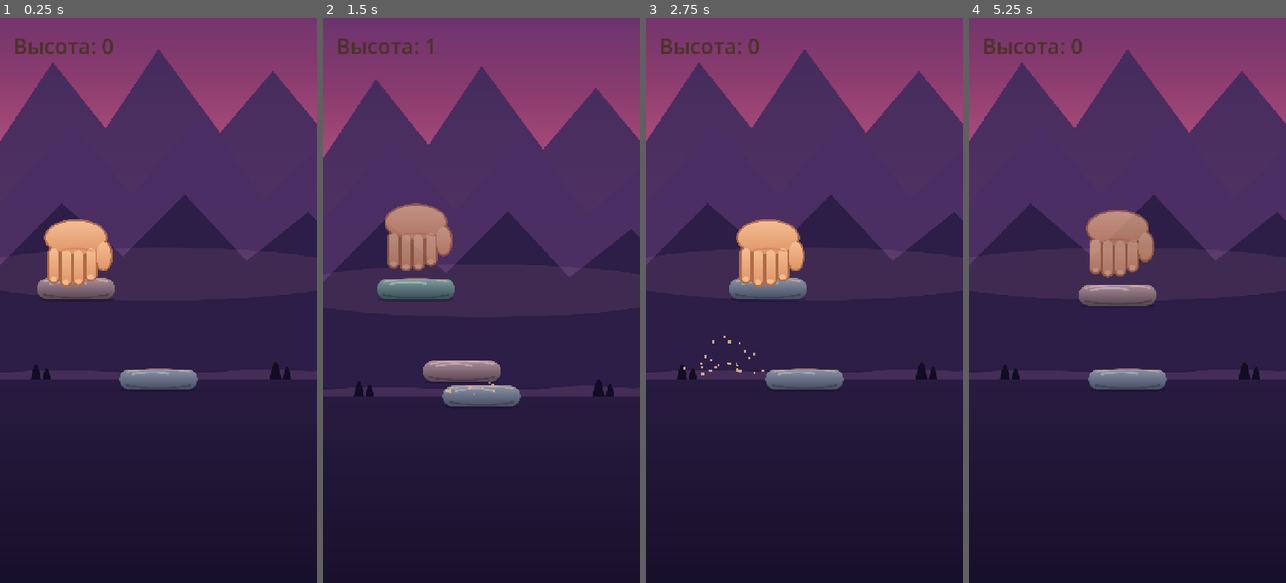
Above: before the commit, frames 1-4 (left to right).
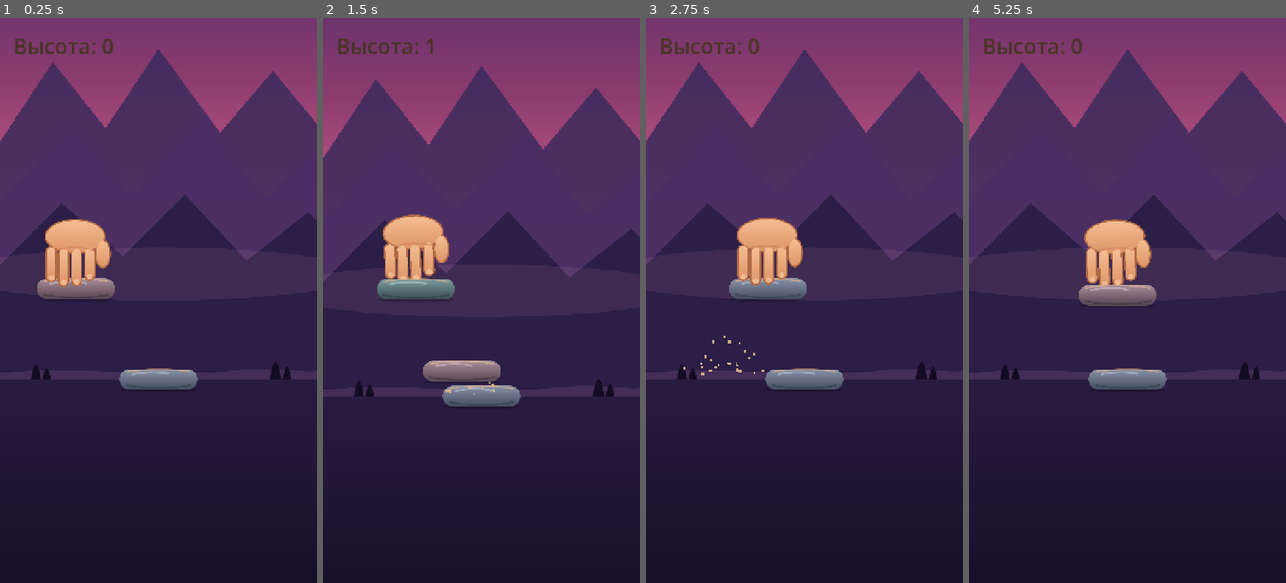
Above: after the commit, the same moments.

Repository: Babaika8/balance-tower
Game: Godot game, scene res://main.tscn
Same seed, same stepped clock (60 frames per second), same inputs: the game is played once before the commit and once after it.
Inputs (mouse positions are in pixels of both pictures, inside the frame that each line leads up to):
- Up to frame 1 (0.25 s): no input
- Up to frame 2 (1.5 s): tap Enter at 0.5 s; move the mouse to (551, 272) at 0.52 s; click (551, 272) at 0.67 s; tap Space at 0.77 s; move the mouse to (418, 328) at 1.27 s; click (418, 328) at 1.42 s
- Up to frame 3 (2.75 s): tap Space at 1.52 s; move the mouse to (836, 176) at 2.02 s; click (836, 176) at 2.17 s
- Up to frame 4 (5.25 s): move the mouse to (1111, 413) at 2.77 s; click (1111, 413) at 2.92 s; tap Space at 3.02, 3.77, 4.52 s; move the mouse to (1222, 385) at 3.52 s; click (1222, 385) at 3.67 s; move the mouse to (1032, 215) at 4.27 s; click (1032, 215) at 4.42 s; move the mouse to (1143, 300) at 5.02 s; click (1143, 300) at 5.17 s

The runs differ from the first frame. In frame 1, 0.7% of the frame differs, in the area x 13-36%, y 35-48%; in frame 2, 2.4%, in the area x 18-41%, y 32-47%; in frame 3, 0.8%; in frame 4, 2.4%.

Commit message:
Liven up: twinkling stars, drifting clouds, hand idle bob + throw animation; cleaner hand
Co-Authored-By: Claude Opus 4.8 <noreply@anthropic.com>

Diff:
--- a/assets/zen/hand.svg
+++ b/assets/zen/hand.svg
@@ -5,25 +5,25 @@
       <stop offset="100%" stop-color="#DE9568"/>
     </linearGradient>
   </defs>
-  <g stroke="#B06A44" stroke-width="10" stroke-linejoin="round" stroke-linecap="round" fill="#B06A44">
-    <ellipse cx="120" cy="58" rx="82" ry="46"/>
-    <rect x="46" y="88" width="26" height="92" rx="13"/>
-    <rect x="80" y="92" width="26" height="96" rx="13"/>
-    <rect x="114" y="92" width="26" height="94" rx="13"/>
-    <rect x="148" y="88" width="26" height="86" rx="13"/>
-    <ellipse cx="196" cy="108" rx="20" ry="38"/>
+  <g stroke="#B06A44" stroke-width="8" stroke-linejoin="round" stroke-linecap="round" fill="#B06A44">
+    <ellipse cx="118" cy="56" rx="80" ry="44"/>
+    <rect x="40" y="86" width="24" height="92" rx="12"/>
+    <rect x="74" y="90" width="24" height="100" rx="12"/>
+    <rect x="110" y="90" width="24" height="98" rx="12"/>
+    <rect x="146" y="86" width="24" height="88" rx="12"/>
+    <ellipse cx="194" cy="104" rx="18" ry="36"/>
   </g>
   <g fill="url(#sk)">
-    <ellipse cx="120" cy="58" rx="82" ry="46"/>
-    <rect x="46" y="88" width="26" height="92" rx="13"/>
-    <rect x="80" y="92" width="26" height="96" rx="13"/>
-    <rect x="114" y="92" width="26" height="94" rx="13"/>
-    <rect x="148" y="88" width="26" height="86" rx="13"/>
-    <ellipse cx="196" cy="108" rx="20" ry="38"/>
+    <ellipse cx="118" cy="56" rx="80" ry="44"/>
+    <rect x="40" y="86" width="24" height="92" rx="12"/>
+    <rect x="74" y="90" width="24" height="100" rx="12"/>
+    <rect x="110" y="90" width="24" height="98" rx="12"/>
+    <rect x="146" y="86" width="24" height="88" rx="12"/>
+    <ellipse cx="194" cy="104" rx="18" ry="36"/>
   </g>
-  <path d="M70,96 q50,-16 100,0" fill="none" stroke="#C97E55" stroke-width="5" opacity="0.5"/>
+  <path d="M64,94 q54,-16 108,0" fill="none" stroke="#C97E55" stroke-width="5" opacity="0.5"/>
   <g fill="#F8D2AC" opacity="0.6">
-    <ellipse cx="59" cy="172" rx="9" ry="7"/><ellipse cx="93" cy="180" rx="9" ry="7"/>
-    <ellipse cx="127" cy="178" rx="9" ry="7"/><ellipse cx="161" cy="166" rx="9" ry="7"/>
+    <ellipse cx="52" cy="170" rx="8" ry="7"/><ellipse cx="86" cy="182" rx="8" ry="7"/>
+    <ellipse cx="122" cy="180" rx="8" ry="7"/><ellipse cx="158" cy="166" rx="8" ry="7"/>
   </g>
 </svg>
--- a/game.gd
+++ b/game.gd
@@ -110,6 +110,7 @@
 		add_child(bg)
 		# Цвет очистки = верхний пиксель фона (если башня перерастёт картинку).
 		RenderingServer.set_default_clear_color(_top_color(bg_tex))
+		_add_sky_life(bottom_y, bg_h)
 		return
 
 	var layer := CanvasLayer.new()
@@ -150,6 +151,43 @@
 	])
 	hills.color = Color(0.79, 0.55, 0.42, 0.45)
 	layer.add_child(hills)
+
+func _add_sky_life(bottom_y: float, bg_h: float) -> void:
+	var sky_top := bottom_y - bg_h
+	# Мерцающие звёзды в верхней (небесной) части фона.
+	for i in range(18):
+		var st := Polygon2D.new()
+		st.polygon = _circle_polygon(randf_range(2.0, 3.6), 8)
+		st.color = Color(1, 1, 1)
+		st.z_index = -90
+		st.position = Vector2(randf_range(50, BASE_W - 50), sky_top + randf_range(120, 1000))
+		st.modulate.a = randf_range(0.3, 1.0)
+		add_child(st)
+		var d := randf_range(0.7, 1.6)
+		var tw := create_tween().set_loops()
+		tw.tween_property(st, "modulate:a", 0.25, d).set_trans(Tween.TRANS_SINE)
+		tw.tween_property(st, "modulate:a", 1.0, d).set_trans(Tween.TRANS_SINE)
+	# Плывущие облака в полосе заката.
+	for i in range(3):
+		var cl := _make_cloud()
+		cl.z_index = -92
+		cl.position = Vector2(randf_range(0, BASE_W), sky_top + randf_range(380, 820))
+		add_child(cl)
+		var dur := randf_range(26.0, 42.0)
+		var tw2 := create_tween().set_loops()
+		tw2.tween_property(cl, "position:x", BASE_W + 260.0, dur)
+		tw2.tween_callback(func() -> void: cl.position.x = -260.0)
+
+func _make_cloud() -> Node2D:
+	var n := Node2D.new()
+	var col := Color(1, 1, 1, 0.13)
+	for p in [[0.0, 0.0, 72.0, 26.0], [52.0, 8.0, 56.0, 22.0], [-48.0, 10.0, 50.0, 20.0], [16.0, -14.0, 48.0, 22.0]]:
+		var e := Polygon2D.new()
+		e.polygon = _ellipse_polygon(p[2], p[3], 18)
+		e.color = col
+		e.position = Vector2(p[0], p[1])
+		n.add_child(e)
+	return n
 
 func _setup_camera() -> void:
 	camera = Camera2D.new()
@@ -414,10 +452,12 @@
 		var hn = c.get_meta("hand_node")
 		if is_instance_valid(hn):
 			hn.texture = hand_rel
+	# Бросок: рука дёргается вверх, чуть отклоняется и тает.
 	var tw := create_tween()
 	tw.set_parallel(true)
-	tw.tween_property(c, "position:y", c.position.y - 70.0, 0.22)
-	tw.tween_property(c, "modulate:a", 0.0, 0.22)
+	tw.tween_property(c, "position:y", c.position.y - 110.0, 0.30).set_trans(Tween.TRANS_BACK).set_ease(Tween.EASE_IN)
+	tw.tween_property(c, "rotation", -0.18, 0.30)
+	tw.tween_property(c, "modulate:a", 0.0, 0.30).set_delay(0.10)
 	tw.set_parallel(false)
 	tw.tween_callback(c.queue_free)
 
@@ -498,6 +538,11 @@
 		sp.position = Vector2(0.0, -size.y / 2.0 - 80.0 * sp.scale.y + 14.0)
 		parent.add_child(sp)
 		parent.set_meta("hand_node", sp)
+		# Лёгкое «дыхание» руки, пока держит камень.
+		var by := sp.position.y
+		var bt := create_tween().set_loops()
+		bt.tween_property(sp, "position:y", by - 6.0, 0.9).set_trans(Tween.TRANS_SINE)
+		bt.tween_property(sp, "position:y", by, 0.9).set_trans(Tween.TRANS_SINE)
 		return
 
 	var skin := Color("E8C49C")
Not shown, changed: build/web/index.html
Not shown, changed: build/web/index.pck
